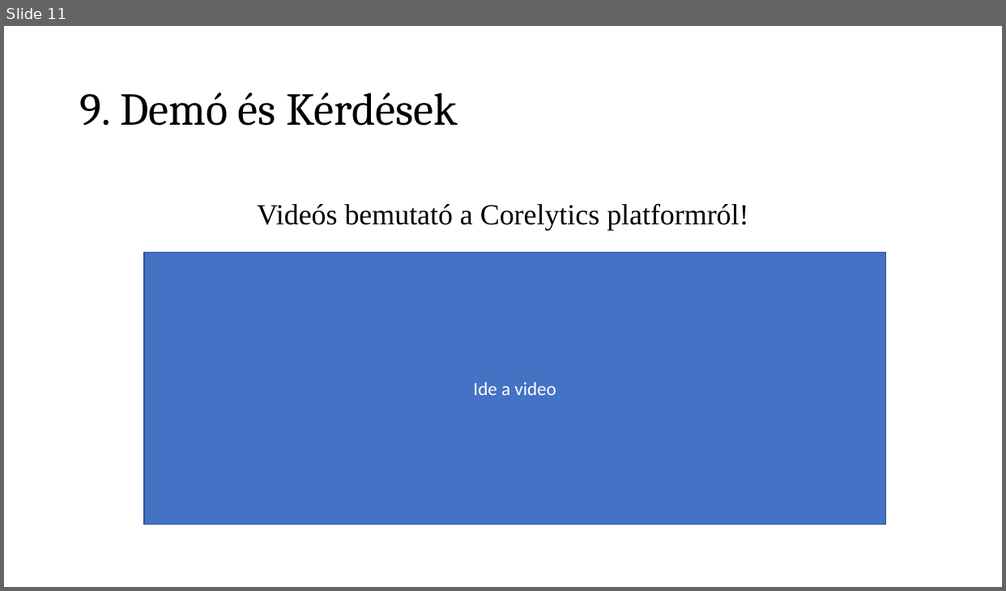
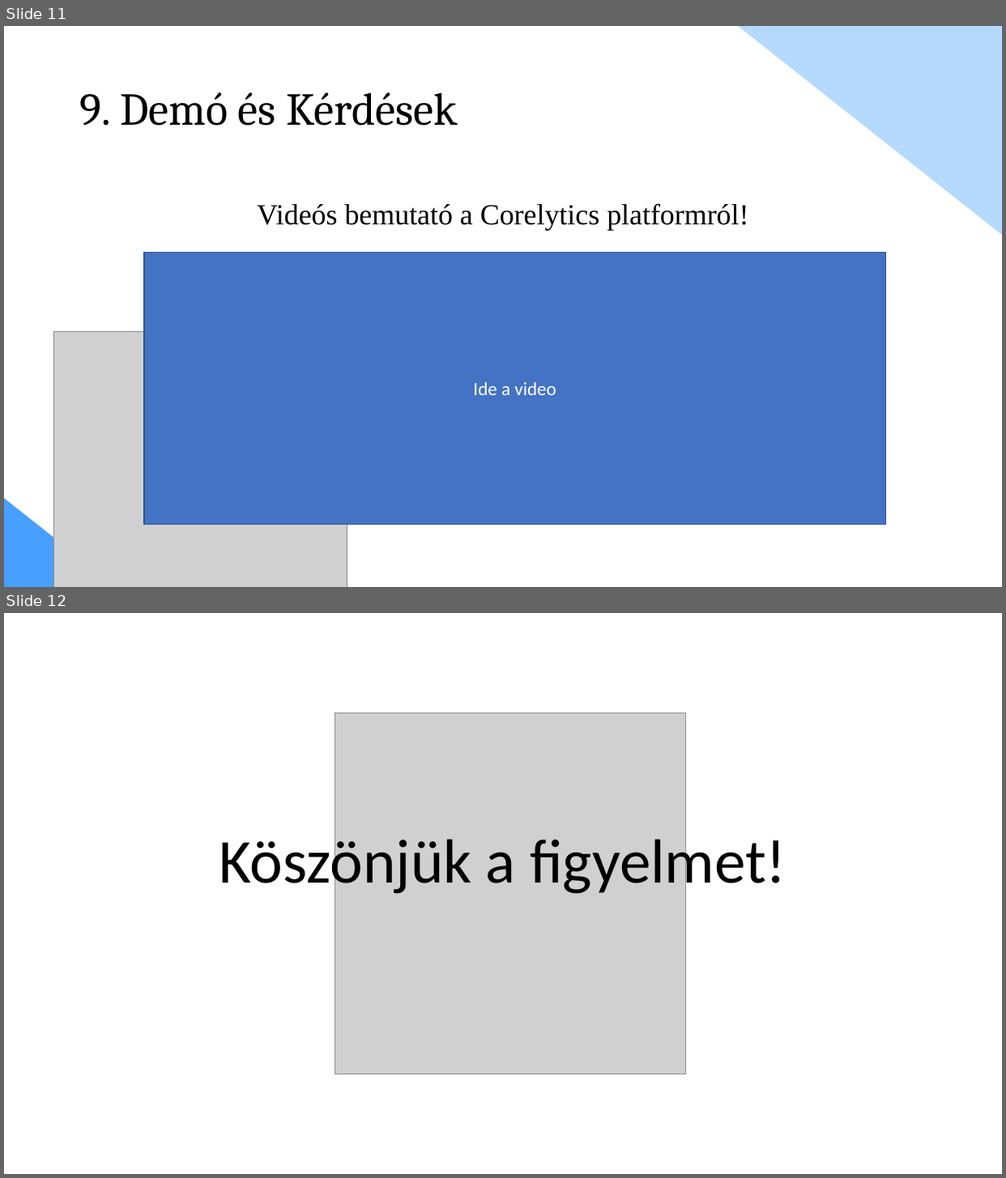
Before and after one commit to tomex1337/13_S1_6_vizsgaremek, a slide deck: docs/Prezentáció/Corelytics presentation.pptx. Shown one above the other, each under a label of ours: slide 11 before the commit, slides 11 and 12 after it. The pictures are 1006x591 and 1006x1178 pixels, drawn with LibreOffice and Linux fonts; fonts in the diff are those of the drawing; grey boxes stand for pictures. Boxes give left, top, right and bottom in pixels: in the first picture for what was removed or moved away, otherwise in the second. Text is boxed around its words. In the diff, an @@ line names an element or a change of style, - is before the commit and + after.

```diff
--- a/docs/Prezentáció/Corelytics presentation.pptx
+++ b/docs/Prezentáció/Corelytics presentation.pptx
@@ slide 12 added at bbox=[4, 613, 1002, 1174], background #FFFFFF @@
@@ picture added at bbox=[335, 713, 686, 1074] @@
@@ title added at bbox=[219, 831, 786, 897], 60 pt, text #000000 @@
+Köszönjük a figyelmet!
@@ slide 11 changed as well @@
@@ rectangle added at bbox=[738, 26, 1002, 245], fill #B5D9FF @@
@@ picture added at bbox=[54, 331, 347, 587] @@
@@ rectangle added at bbox=[4, 492, 128, 587], fill #479FFF @@
```
Also in this commit, not shown: 10 other slides changed, 1 slide removed.
